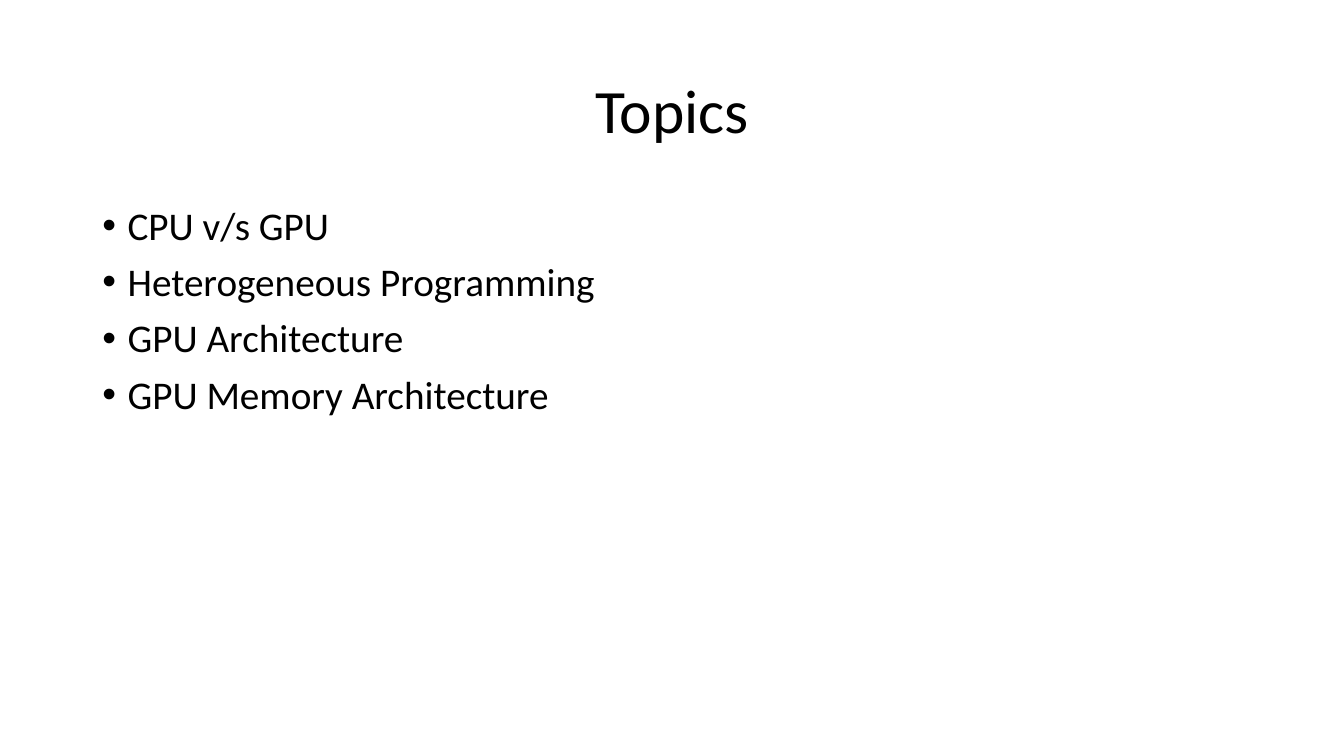
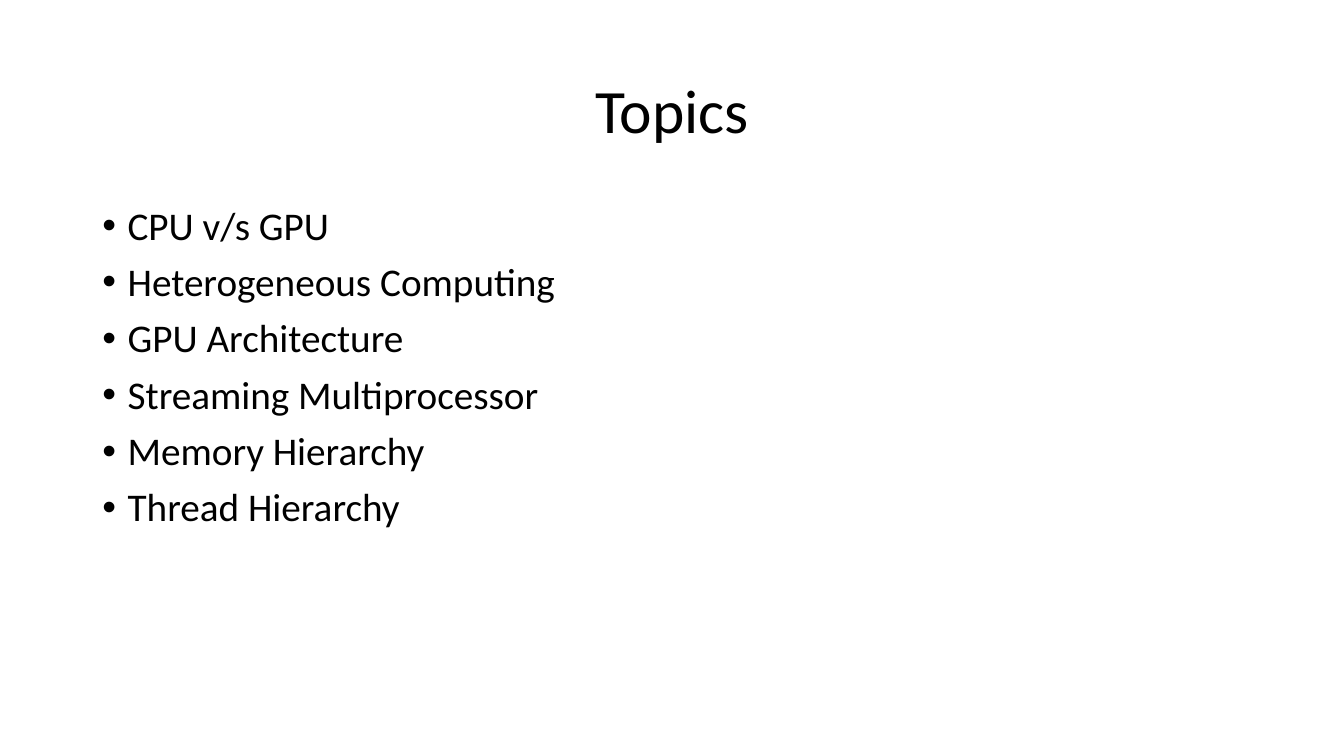
Before and after one commit to look4pritam/ArtificialIntelligence, a slide deck: slide 2 of GPU/GPU.pptx. Drawn at 1344x756 pixels with LibreOffice and Linux fonts; fonts in the diff are those of the drawing. Boxes give left, top, right and bottom in pixels: in the first picture for what was removed or moved away, otherwise in the second. Text is boxed around its words. In the diff, an @@ line names an element or a change of style, - is before the commit and + after.

```diff
--- a/GPU/GPU.pptx
+++ b/GPU/GPU.pptx
@@ text at [128,269,555,303]: text changed @@
-• Heterogeneous Programming
+• Heterogeneous Computing
@@ text at [128,381,538,528]: text changed @@
-• GPU Memory Architecture
+• Streaming Multiprocessor
+• Memory Hierarchy
+• Thread Hierarchy
```
Also in this commit, not shown: 2 other slides changed, 5 slides added.
